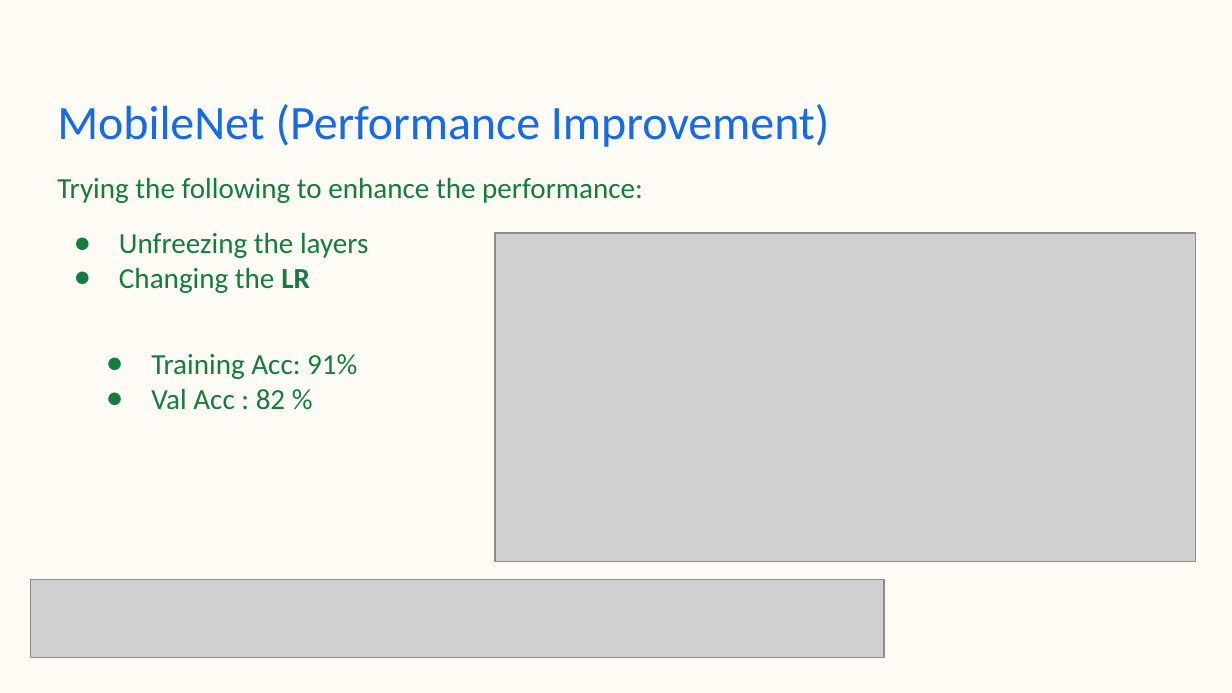
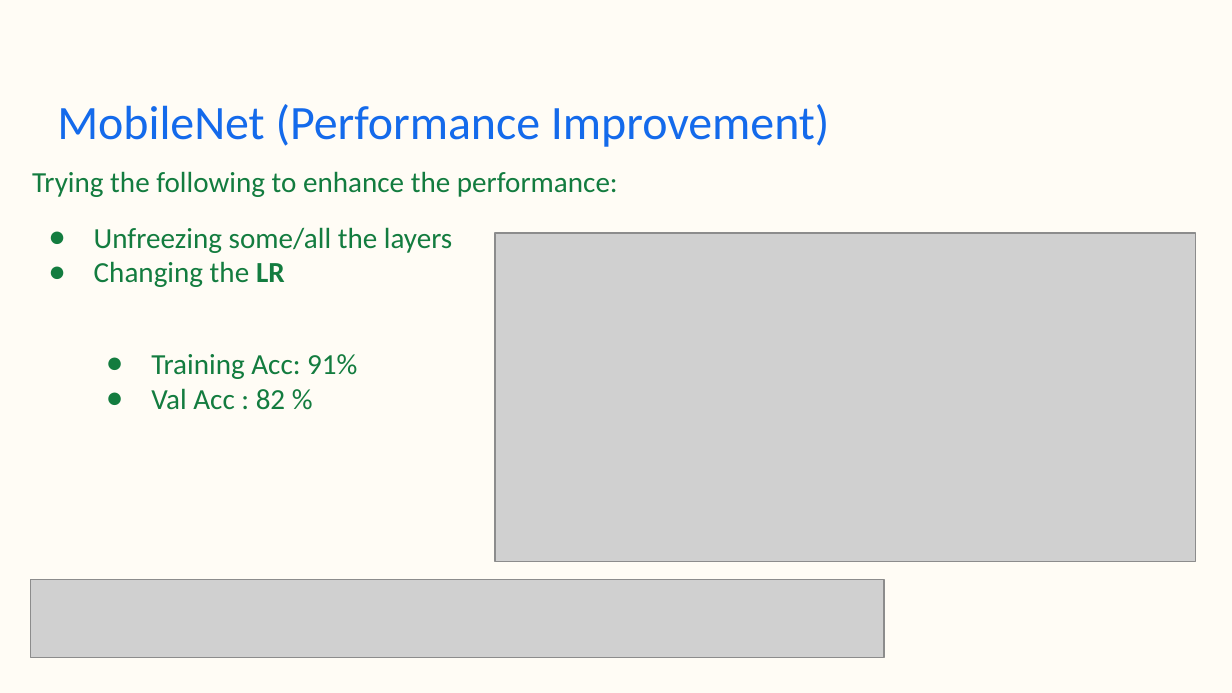
Before and after one commit to AmrRagab0/Pet-MultiClassification, a slide deck: slide 13 of Oxford Pet breed Multi classification.pptx. Drawn at 1232x693 pixels with LibreOffice and Linux fonts; fonts in the diff are those of the drawing; grey boxes stand for pictures. Boxes give left, top, right and bottom in pixels: in the first picture for what was removed or moved away, otherwise in the second. Text is boxed around its words. In the diff, an @@ line names an element or a change of style, - is before the commit and + after.

```diff
--- a/Oxford Pet breed Multi classification.pptx
+++ b/Oxford Pet breed Multi classification.pptx
@@ text "Trying the following to enhance ...": place and size @@
-text "Trying the following to enhance ..." at bbox=[57, 177, 643, 293]
+text "Trying the following to enhance ..." at bbox=[32, 171, 618, 287]
@@ text at bbox=[94, 227, 452, 253]: text changed @@
-● Unfreezing the layers
+● Unfreezing some/all the layers
```
Also in this commit, not shown: 6 other slides changed, 2 slides added, 1 slide removed.
